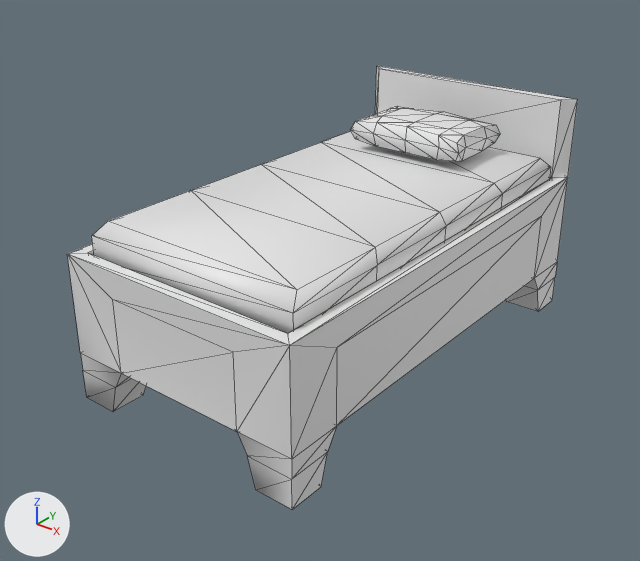
Two versions of the glTF model models/bed.glb, one commit apart.
Camera for both pictures: a camera (50 mm lens) standing at (2.32, -3.08, 1.64) and looking at (-0.01, -0.16, -0.17). The lights are fixed; the arrows at lower left show +X, +Y and +Z. Mesh edges are drawn as thin lines. Vertices at the same position are counted once.

Before the edit, the objects in view are built like this:
```python
me_cube_001 = bpy.data.meshes.new('Cube.001')
me_cube_001.from_pydata(...)  # 72 vertices, 140 faces; spans x -0.61..0.61, y -1.1..1.1, z -0.58..0.53
me_cube_003 = bpy.data.meshes.new('Cube.003')
me_cube_003.from_pydata(...)  # 40 vertices, 76 faces; spans x -0.55..0.55, y -1.01..1.01, z -0.11..0.11
me_cube_004 = bpy.data.meshes.new('Cube.004')
me_cube_004.from_pydata(...)  # 54 vertices, 104 faces; spans x -0.318..0.318, y -0.204..0.204, z -0.073..0.073
ob_frame = bpy.data.objects.new('frame', me_cube_001)
ob_frame.location = (0.0, 0.0, 0.0)
ob_mattressmodel = bpy.data.objects.new('mattressmodel', me_cube_003)
ob_mattressmodel.location = (0.0, 0.0, 0.138)
ob_pillowmodel = bpy.data.objects.new('pillowmodel', me_cube_004)
ob_pillowmodel.location = (0.0, 0.675, 0.351)
```
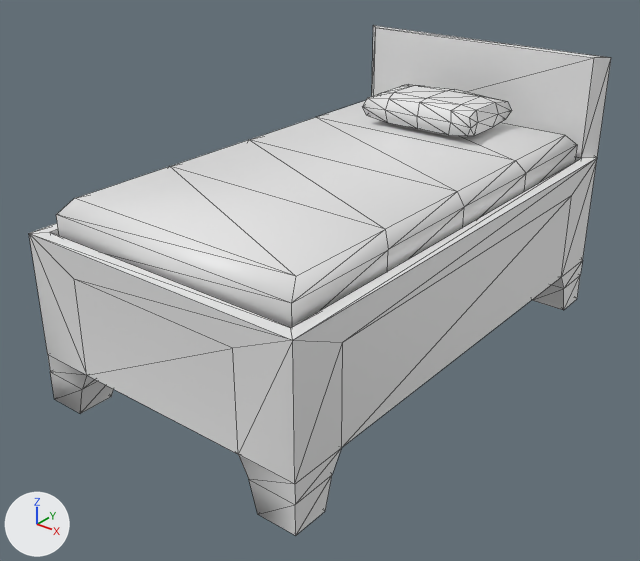
The change, as a diff of the scene's bpy script:
```diff
--- a/models/bed.glb.py
+++ b/models/bed.glb.py
@@ me_cube_001 @@
 # used by ob_frame; location = (0.0, 0.0, 0.0)
-me_cube_001.from_pydata(...)  # 72 vertices, 140 faces; spans x -0.61..0.61, y -1.1..1.1, z -0.58..0.53
+me_cube_001.from_pydata(...)  # 72 vertices, 140 faces; spans x -0.71..0.71, y -1.2..1.2, z -0.58..0.73
+# me_cube_001 part 1: 72 of 72 vertices moved; they spanned x -0.61..0.61, y -1.1..1.1, z -0.58..0.53 and now span x -0.71..0.71, y -1.2..1.2, z -0.58..0.73; mean shift (0.0, 0.01, 0.04); largest move (-0.61, 1.1, 0.53) -> (-0.71, 1.2, 0.73)
@@ me_cube_003 @@
 me_cube_003.from_pydata(...)  # 40 vertices, 76 faces; spans x -0.55..0.55, y -1.01..1.01, z -0.11..0.11
 # used by ob_mattressmodel; location = (0.0, 0.0, 0.138)
+# me_cube_003 part 2: the whole mesh is scaled about its middle by (1.15, 1.1, 1.1)
@@ ob_pillowmodel @@
 ob_pillowmodel = bpy.data.objects.new('pillowmodel', me_cube_004)
-ob_pillowmodel.location = (0.0, 0.675, 0.351)
+ob_pillowmodel.location = (0.0, 0.775, 0.451)
@@ ob_mattressmodel @@
 ob_mattressmodel = bpy.data.objects.new('mattressmodel', me_cube_003)
-ob_mattressmodel.location = (0.0, 0.0, 0.138)
+ob_mattressmodel.location = (0.0, 0.0, 0.238)
```

Location of each change, [x1, y1, x2, y2] in pixels of the pictures (640 x 561 px):
'frame', reshaped (14% wider, 15% taller): before [67, 66, 578, 510]; after [29, 25, 611, 536]
'mattressmodel', mesh rescaled, moved (13% wider, 12% taller): before [92, 131, 551, 333]; after [56, 101, 577, 328]
'pillowmodel', moved: before [351, 106, 500, 162]; after [363, 84, 512, 136]
